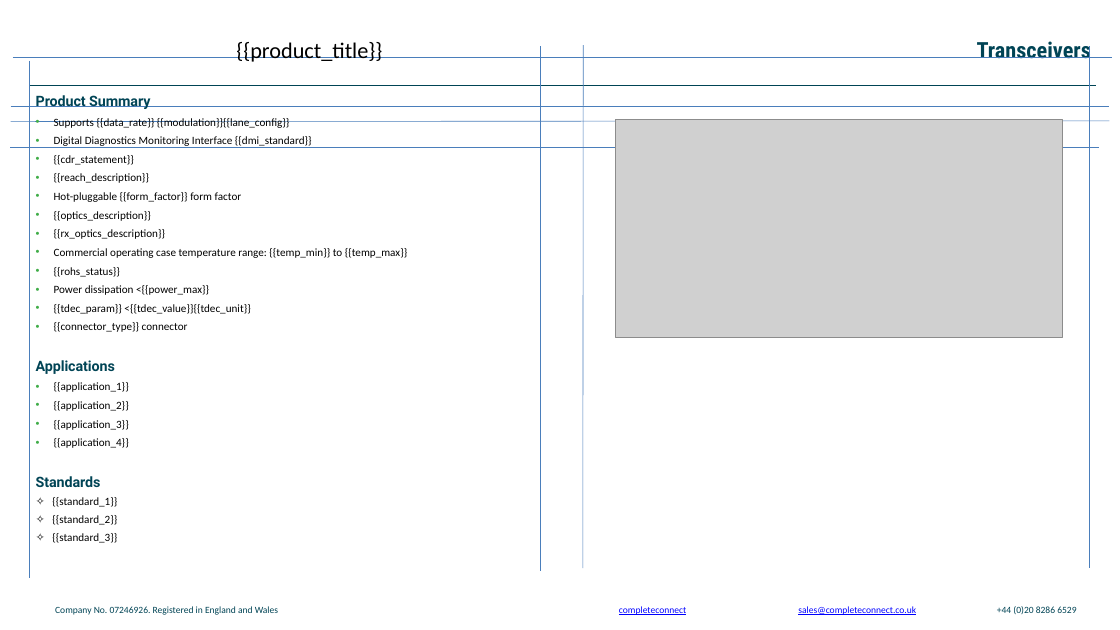
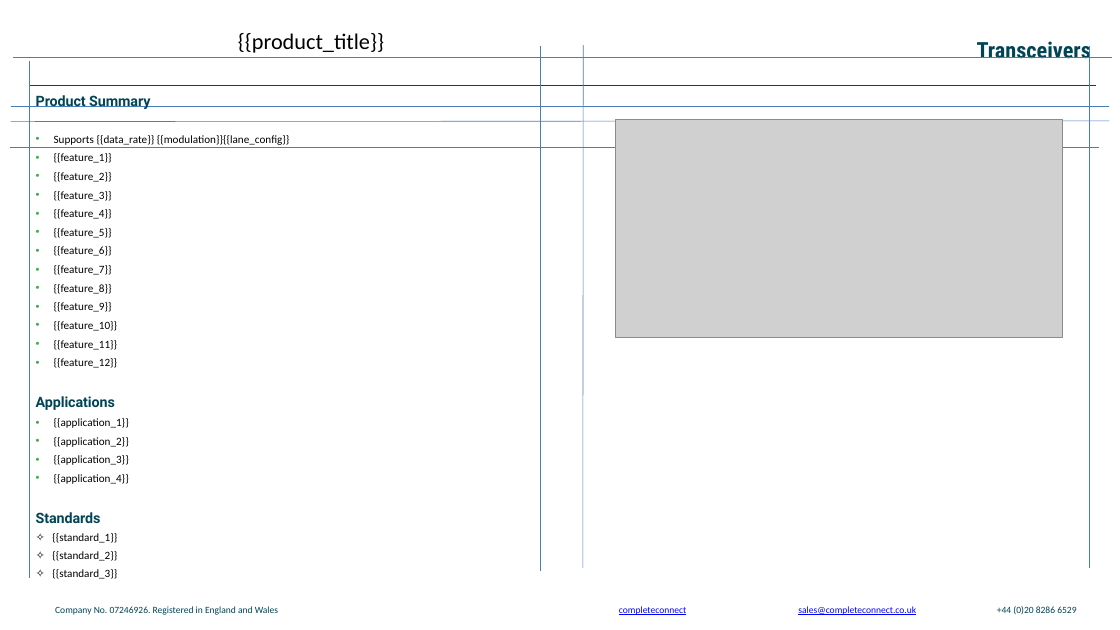
Before and after one commit to Sofiavenizelos/pptx-filler, a slide deck: slide 1 of template.pptx. Drawn at 1120x630 pixels with LibreOffice and Linux fonts; fonts in the diff are those of the drawing; grey boxes stand for pictures; background and template pictures are left out. Boxes give left, top, right and bottom in pixels: in the first picture for what was removed or moved away, otherwise in the second. Text is boxed around its words. In the diff, an @@ line names an element or a change of style, - is before the commit and + after.

```diff
--- a/template.pptx
+++ b/template.pptx
@@ text "{{product_title}}": place and size @@
-text "{{product_title}}" at (236, 42, 382, 62)
+text "{{product_title}}" at (238, 33, 384, 53)
@@ text at (54, 153, 118, 368): text changed @@
-• Digital Diagnostics Monitoring Interface {{dmi_standard}}
-• {{cdr_statement}}
-• {{reach_description}}
-• Hot-pluggable {{form_factor}} form factor
-• {{optics_description}}
-• {{rx_optics_description}}
-• Commercial operating case temperature range: {{temp_min}} to {{temp_max}}
-• {{rohs_status}}
-• Power dissipation <{{power_max}}
-• {{tdec_param}} <{{tdec_value}}{{tdec_unit}}
-• {{connector_type}} connector
+• {{feature_1}}
+• {{feature_2}}
+• {{feature_3}}
+• {{feature_4}}
+• {{feature_5}}
+• {{feature_6}}
+• {{feature_7}}
+• {{feature_8}}
+• {{feature_9}}
+• {{feature_10}}
+• {{feature_11}}
+• {{feature_12}}
```
Also in this commit, not shown: 3 other slides changed, 3 slides added, 1 other file.
